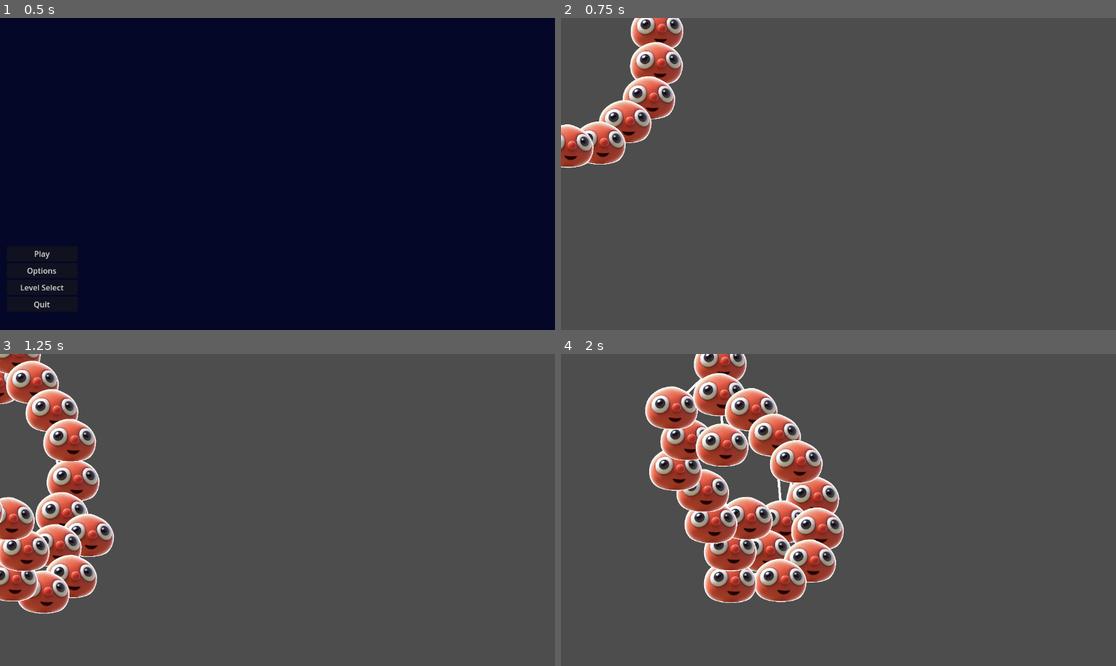
Above: before the commit, frames 1-4 (two rows, left to right).
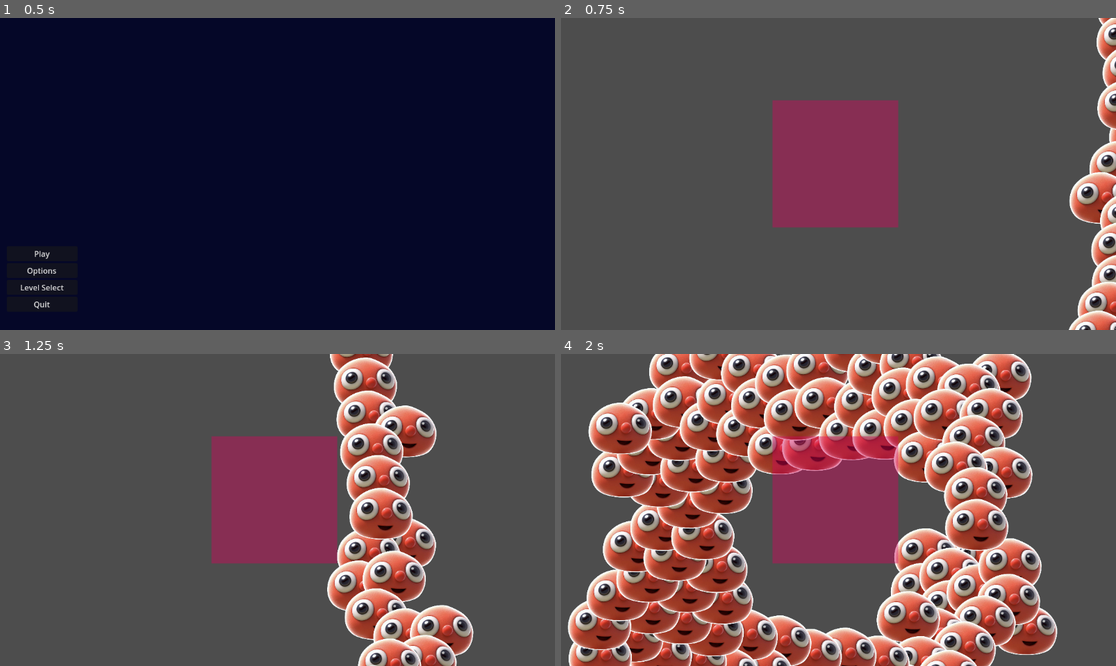
Above: after the commit, the same moments.

Repository: Joseph-Cloud/LittleGuysTheVisualExperience
Game: Godot game, scene res://Menu/Scenes/Main_menu.tscn
Same seed, same stepped clock (60 frames per second), same inputs: the game is played once before the commit and once after it.
Inputs (mouse positions are in pixels of both pictures, inside the frame that each line leads up to):
- Up to frame 1 (0.5 s): no input
- Up to frame 2 (0.75 s): click "Play" at 0.5 s
- Up to frame 3 (1.25 s): no input
- Up to frame 4 (2 s): move the mouse to (960, 494) at 1.27 s

Frame 1 is identical in both runs. In frame 2, 18% of the frame differs, in the area x 0-100%, y 0-100%; in frame 3, 34%; in frame 4, 69%, in the area x 1-90%, y 0-100%.

Commit message:
fixing fucked up merge

Diff:
--- a/Levels/test_level.tscn
+++ b/Levels/test_level.tscn
@@ -1,7 +1,13 @@
-[gd_scene load_steps=2 format=3 uid="uid://de54p4xke0n5l"]
+[gd_scene load_steps=3 format=3 uid="uid://de54p4xke0n5l"]
 
 [ext_resource type="PackedScene" uid="uid://sg8o6c6pi48e" path="res://LittleGuys/little_guy_handler.tscn" id="1_u4ncu"]
+[ext_resource type="PackedScene" uid="uid://2vrhhm6tycib" path="res://Hazards/env_hazards_scene.tscn" id="2_2pq50"]
 
 [node name="TestLevel" type="Node2D"]
 
 [node name="LittleGuyHandler" parent="." instance=ExtResource("1_u4ncu")]
+position = Vector2(96, 116)
+
+[node name="Hazards" parent="." instance=ExtResource("2_2pq50")]
+
+[connection signal="body_entered" from="Hazards" to="LittleGuyHandler" method="_on_hazards_body_entered"]
--- a/LittleGuys/little_guy.tscn
+++ b/LittleGuys/little_guy.tscn
@@ -16,5 +16,5 @@
 
 [node name="Sprite2D" type="Sprite2D" parent="."]
 position = Vector2(-1, 0.5)
-scale = Vector2(0.25, 0.25)
-texture = ExtResource("2_ogoun")
+scale = Vector2(0.3, 0.3)
+texture = ExtResource("2_7gmk8")
--- a/LittleGuys/little_guy_handler.tscn
+++ b/LittleGuys/little_guy_handler.tscn
@@ -5,9 +5,8 @@
 [node name="LittleGuyHandler" type="Node2D"]
 script = ExtResource("1_rgh83")
 
-[node name="Timer" type="Timer" parent="." groups=["group"]]
+[node name="Timer" type="Timer" parent="."]
 wait_time = 0.1
 autostart = true
 
-[connection signal="kill_guy_by_id" from="." to="." method="_on_kill_guy_by_id"]
 [connection signal="timeout" from="Timer" to="." method="_on_timer_timeout"]
--- a/Scripts/LittleGuys/little_guy.gd
+++ b/Scripts/LittleGuys/little_guy.gd
@@ -4,7 +4,8 @@
 
 extends CharacterBody2D
 
-@export var seek_speed = 500
+@export var seek_speed = 200
+@export var seek_degrade_dist = 500
 
 # mass point vars for soft body
 @export var mass = 1
@@ -12,7 +13,8 @@
 
 func physics_move(delta):
 	var mouse_position = get_viewport().get_mouse_position()
-	var seek_force = (mouse_position - position).normalized() * seek_speed
+	var distance = mouse_position.distance_to(position)
+	var seek_force = (mouse_position - position).normalized() * seek_speed / (200 / distance)
 	var force = spring_force + seek_force
 	velocity = force / mass
 	move_and_slide()
--- a/Scripts/LittleGuys/little_guy_handler.gd
+++ b/Scripts/LittleGuys/little_guy_handler.gd
@@ -6,7 +6,7 @@
 extends Node2D
 
 @onready var little_guy_scene = preload("res://LittleGuys/little_guy.tscn")
-var INITIAL_GUYS = 20
+var INITIAL_GUYS = 100
 var total_guys
 var little_guys = []
 var spring_list = []
@@ -18,17 +18,38 @@
 	construct_soft_body(INITIAL_GUYS)
 	print(Global.DEBUG)
 
+func _process(delta):
+	if Global.DEBUG:
+		_check_for_debug_inputs()
+
+func _check_for_debug_inputs():
+	if Input.is_action_pressed("debug_add_little_guy"):
+		add_guys_to_scene(get_parent(), 1)
+	elif Input.is_action_just_pressed("debug_kill_little_guy"):
+		remove_most_recent_guy_from_scene()
+
+func remove_most_recent_guy_from_scene():
+	var guy_to_remove: Node = little_guys[-1]
+	var parent: Node = get_parent()
+	if guy_to_remove != null:
+		var idx = guy_to_remove.get_index()
+		parent.remove_child(parent.get_child(idx))
+
+func remove_guy_by_id(idx: int):
+	var parent: Node = get_parent()
+	parent.remove_child(parent.get_child(idx))
+
+func _on_kill_guy_by_id(little_guy_id):
+	remove_guy_by_id(little_guy_id)
+
+func _on_hazards_body_entered(body):
+	if body.is_in_group("LittleGuy"):
+		body.queue_free()
+
 func _physics_process(delta):
 	update_spring_forces()
 	for guy in little_guys:
 		guy.physics_move(delta)
-	queue_redraw()
-
-func _draw():
-	for spring in spring_list:
-		var pos_one = spring["mass_point_one"].position
-		var pos_two = spring["mass_point_two"].position
-		draw_line(spring["mass_point_one"].position, spring["mass_point_two"].position, Color(1, 1, 1), 5)
 
 func add_guys_to_scene(node, num_guys=0):
 	var angle_increment = 2 * PI / num_guys
Not shown: 1 places in LittleGuys/little_guy.tscn that only renumber resources
